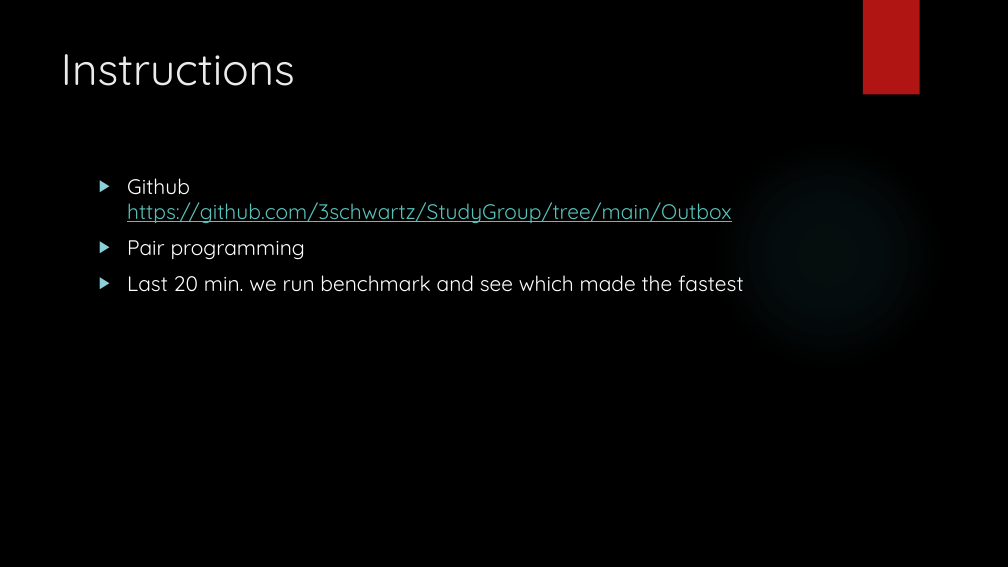
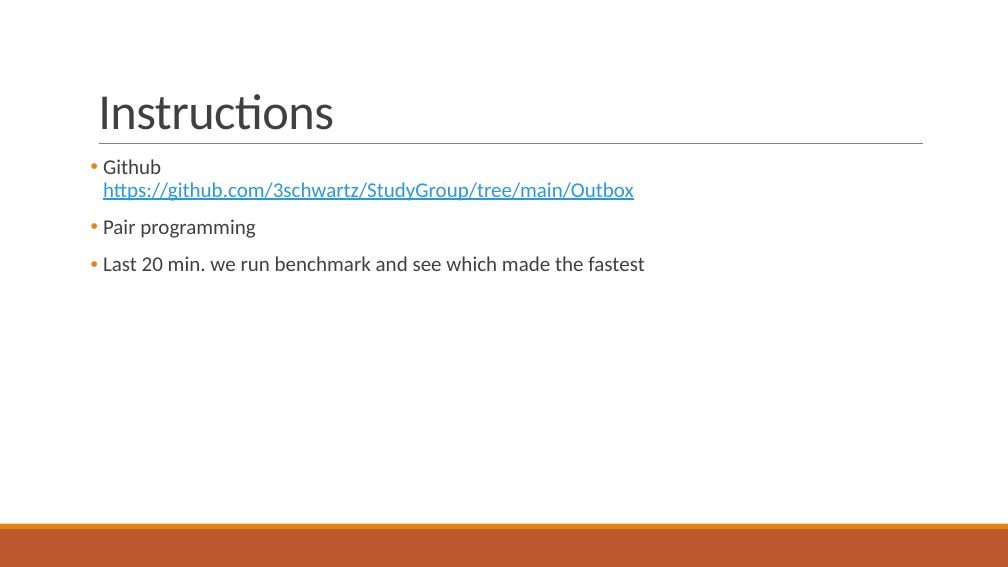
Before and after one commit to 3schwartz/StudyGroup, a slide deck: slide 10 of Outbox/Optimize Outbox pattern.pptx. Drawn at 1008x567 pixels with LibreOffice and Linux fonts; fonts in the diff are those of the drawing; background and template pictures are left out. Boxes give left, top, right and bottom in pixels: in the first picture for what was removed or moved away, otherwise in the second. Text is boxed around its words. In the diff, an @@ line names an element or a change of style, - is before the commit and + after.

Commit message:
Update design

```diff
--- a/Outbox/Optimize Outbox pattern.pptx
+++ b/Outbox/Optimize Outbox pattern.pptx
@@ background picture (left out) to #FFFFFF @@
@@ title "Instructions": place and size @@
-title "Instructions" at (61,54,295,86)
+title "Instructions" at (98,94,334,130)
@@ title "Instructions" at (98,94,334,130): size 42 to 48 pt, font Quicksand to Calibri, text colour #EBEBEB to #404040, letter spacing 0 to -0.5 pt; line spacing 1 to 0.85; vertical alignment top to bottom @@
@@ rectangle removed at (863,0,920,95) @@
@@ line added from (99, 144) to (923, 144), #808080 0.5 pt @@
@@ ellipse removed at (712,138,944,371) @@
@@ text "Github https://github.com/3schwartz/StudyGroup/tree/main/Out ...": place and size @@
-text "Github https://github.com/3schwartz/StudyGroup/tree/main/Out ..." at (127,178,744,292)
+text "Github https://github.com/3schwartz/StudyGroup/tree/main/Out ..." at (103,159,644,271)
@@ text "Github https://github.com/3schwartz/StudyGroup/tree/main/Out ..." at (103,159,644,271): font Quicksand to Calibri; text colour #FFFFFF to #404040 in "Github", "Pair programming", "Last 20 min. we run benchmark and ..."; text colour #58C1BA to #2998E3 in "https://github.com/3schwartz/StudyGroup/tree/main/Outbox"; bullet ▶ to •; line spacing 1 to 0.9; more space between paragraphs; bullet colour #8AD0D6 to #E48312 @@
@@ rectangle added at (0,529,1008,567), fill #BD582C @@
@@ rectangle added at (0,524,1008,529), fill #E48312 @@
```
Also in this commit, not shown: 9 other slides changed.
